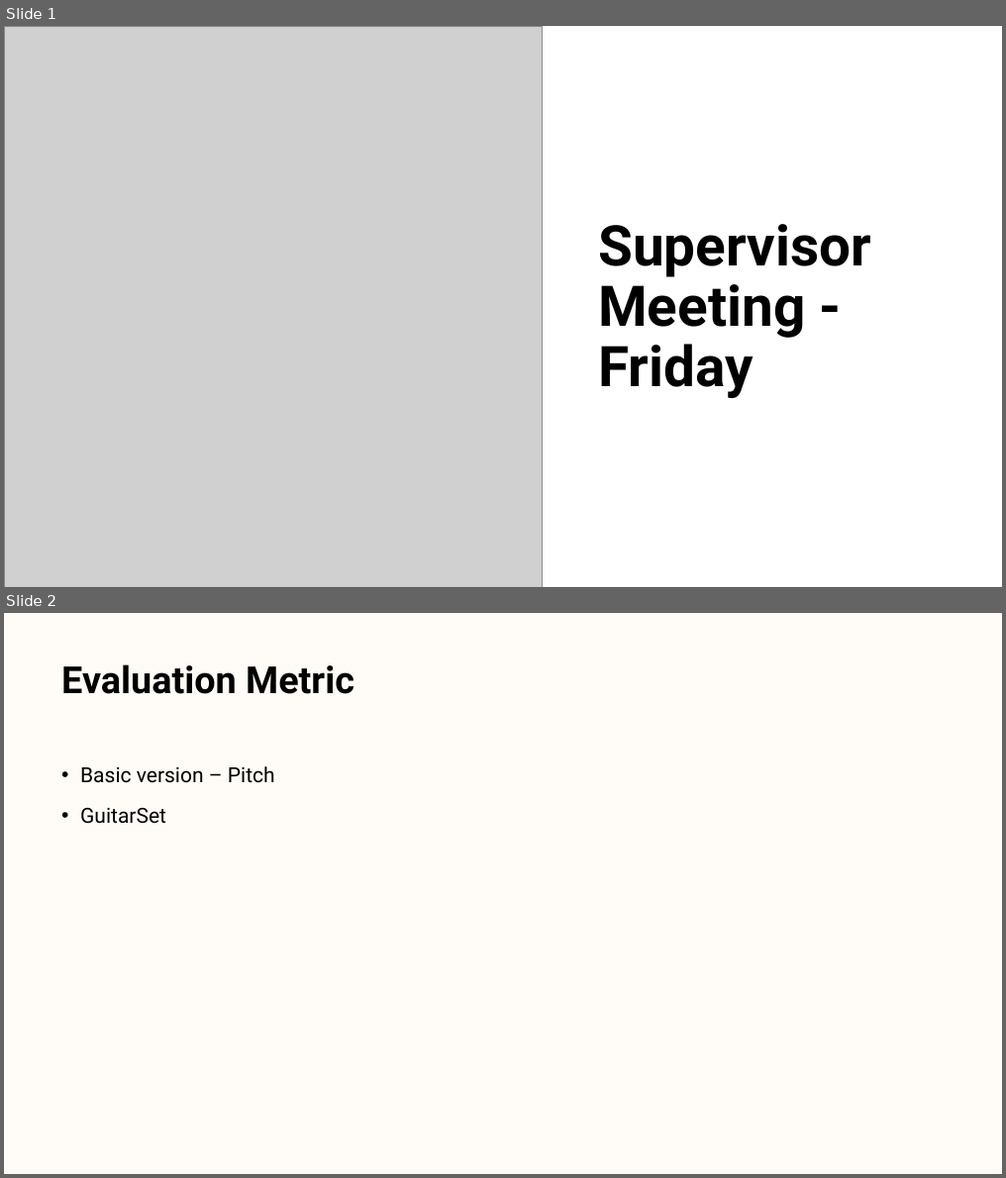
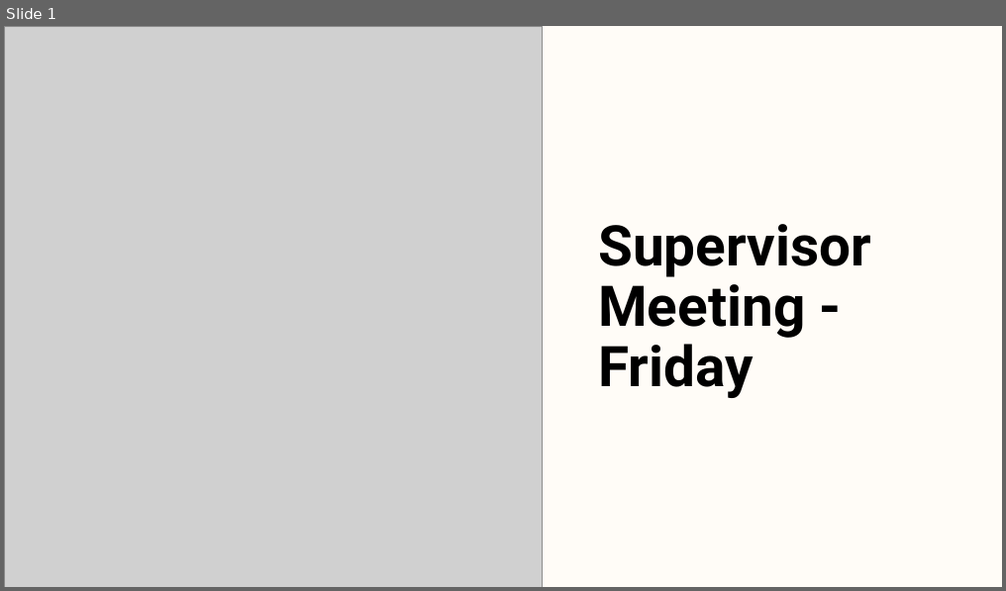
Before and after one commit to 1102Aryan/intelligent-guitar-practice, a slide deck: docs/Meetings/Guitar tool presentation 1.pptx. Shown one above the other, each under a label of ours: slides 1 and 2 before the commit, slide 1 after it. The pictures are 1006x1178 and 1006x591 pixels, drawn with LibreOffice and Linux fonts; fonts in the diff are those of the drawing; grey boxes stand for pictures. Boxes give left, top, right and bottom in pixels: in the first picture for what was removed or moved away, otherwise in the second. Text is boxed around its words. In the diff, an @@ line names an element or a change of style, - is before the commit and + after.

Commit message:
Built FretboardCNN and fretboard evaluation

```diff
--- a/docs/Meetings/Guitar tool presentation 1.pptx
+++ b/docs/Meetings/Guitar tool presentation 1.pptx
@@ slide 2 removed at box(4, 613, 1002, 1174), background #FFFCF7 @@
@@ title removed at box(61, 664, 354, 694) @@
-Evaluation Metric
@@ text removed at box(80, 766, 275, 824) @@
-• Basic version – Pitch
-• GuitarSet
```
Also in this commit, not shown: 6 other slides changed, 2 slides added, 30 other files.
